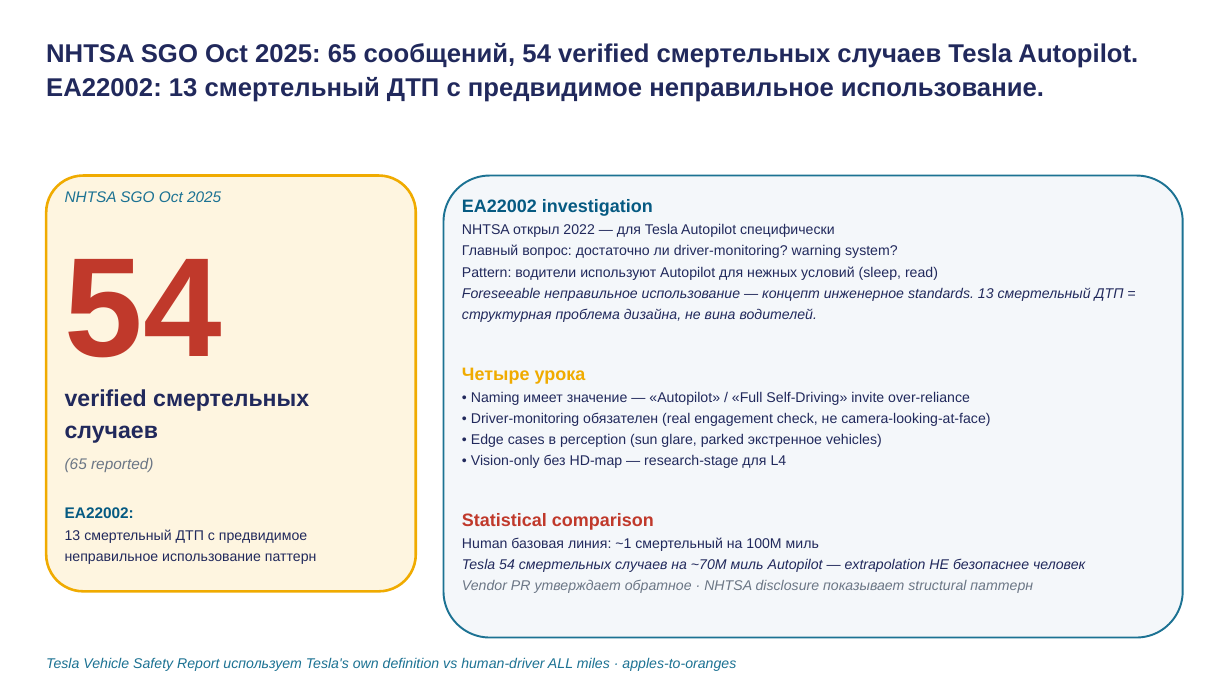
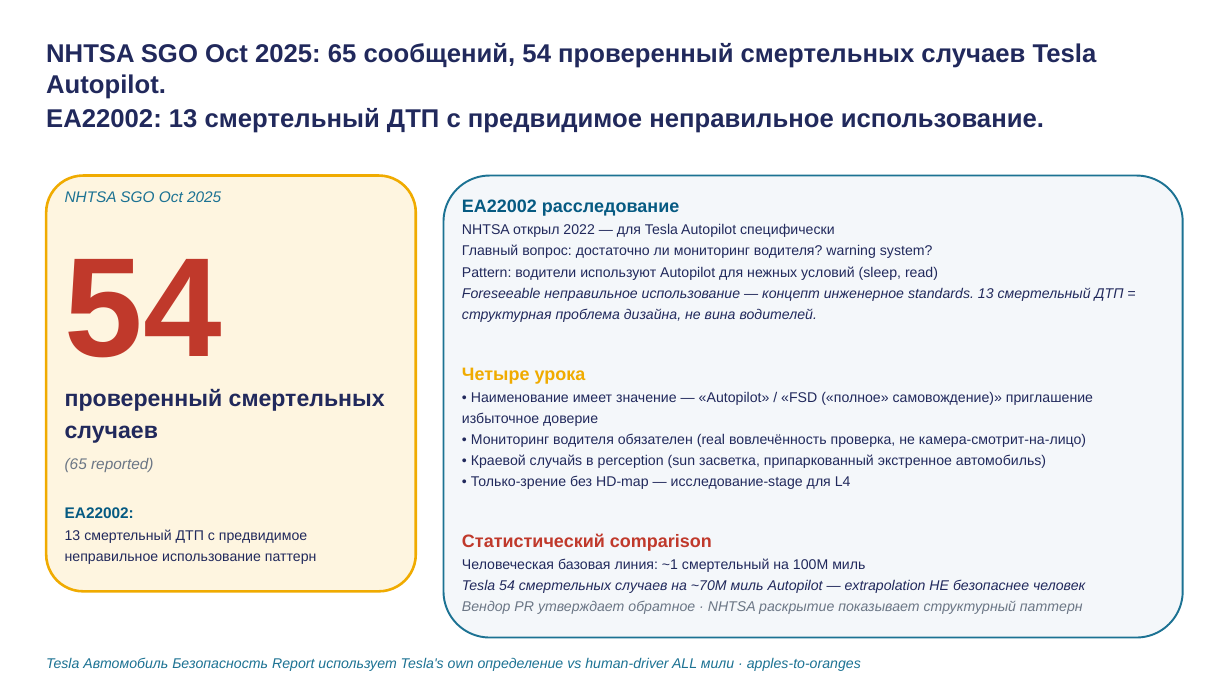
Before and after one commit to tellina-study/AI-usage-lessons, a slide deck: slide 31 of library/lectures/lec-13/rendered/lec-13.pptx. Drawn at 1232x693 pixels with LibreOffice and Linux fonts; fonts in the diff are those of the drawing. Boxes give left, top, right and bottom in pixels: in the first picture for what was removed or moved away, otherwise in the second. Text is boxed around its words. In the diff, an @@ line names an element or a change of style, - is before the commit and + after.

```diff
--- a/library/lectures/lec-13/rendered/lec-13.pptx
+++ b/library/lectures/lec-13/rendered/lec-13.pptx
@@ text at bbox=[46, 43, 1097, 133]: text changed @@
-NHTSA SGO Oct 2025: 65 сообщений, 54 verified смертельных случаев Tesla Autopilot.
-EA22002: 13 смертельный ДТП с предвидимое неправильное использование.
+NHTSA SGO Oct 2025: 65 сообщений, 54 проверенный смертельных случаев Tesla Autopilot.
+EA22002: 13 смертельный ДТП с предвидимое неправильное использование.
@@ text at bbox=[462, 199, 679, 216]: text changed @@
-EA22002 investigation
+EA22002 расследование
@@ text at bbox=[462, 244, 933, 258]: text changed @@
-Главный вопрос: достаточно ли driver-monitoring? warning system?
+Главный вопрос: достаточно ли мониторинг водителя? warning system?
@@ text at bbox=[65, 388, 385, 443]: text changed @@
-verified смертельных случаев
+проверенный смертельных случаев
@@ text at bbox=[462, 392, 1093, 572]: text changed @@
-• Naming имеет значение — «Autopilot» / «Full Self-Driving» invite over-reliance
-• Driver-monitoring обязателен (real engagement check, не camera-looking-at-face)
-• Edge cases в perception (sun glare, parked экстренное vehicles)
-• Vision-only без HD-map — research-stage для L4
-Statistical comparison
-Human базовая линия: ~1 смертельный на 100M миль
+• Наименование имеет значение — «Autopilot» / «FSD («полное» самовождение)» приглашение избыточное доверие
+• Мониторинг водителя обязателен (real вовлечённость проверка, не камера-смотрит-на-лицо)
+• Краевой случайs в perception (sun засветка, припаркованный экстренное автомобильs)
+• Только-зрение без HD-map — исследование-stage для L4
+Статистический comparison
+Человеческая базовая линия: ~1 смертельный на 100M миль
@@ text at bbox=[462, 601, 1083, 614]: text changed @@
-Vendor PR утверждает обратное · NHTSA disclosure показывает structural паттерн
+Вендор PR утверждает обратное · NHTSA раскрытие показывает структурный паттерн
@@ text at bbox=[46, 657, 861, 671]: text changed @@
-Tesla Vehicle Safety Report использует Tesla's own definition vs human-driver ALL miles · apples-to-oranges
+Tesla Автомобиль Безопасность Report использует Tesla's own определение vs human-driver ALL мили · apples-to-oranges
```
Also in this commit, not shown: 38 other slides changed, 9 other files.
